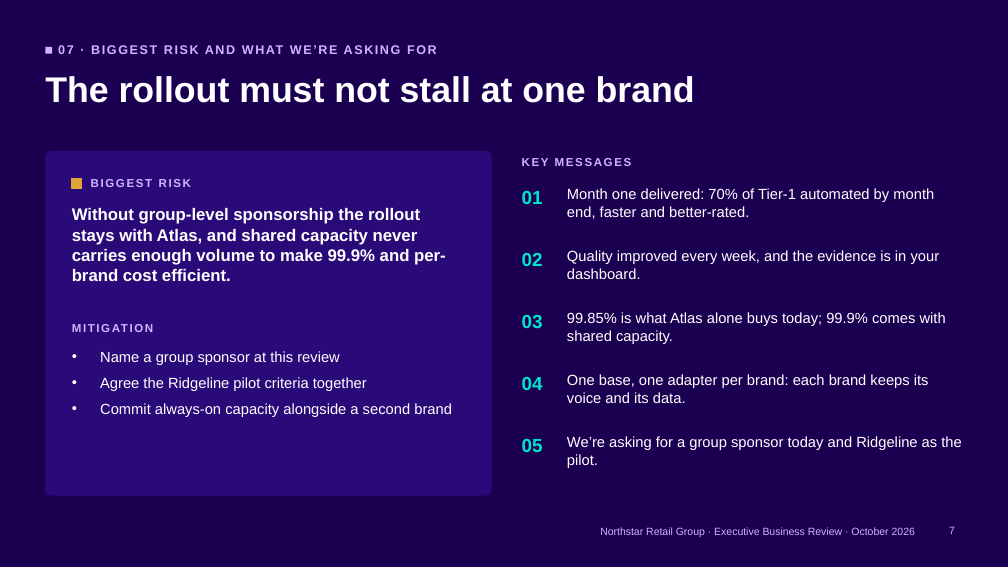
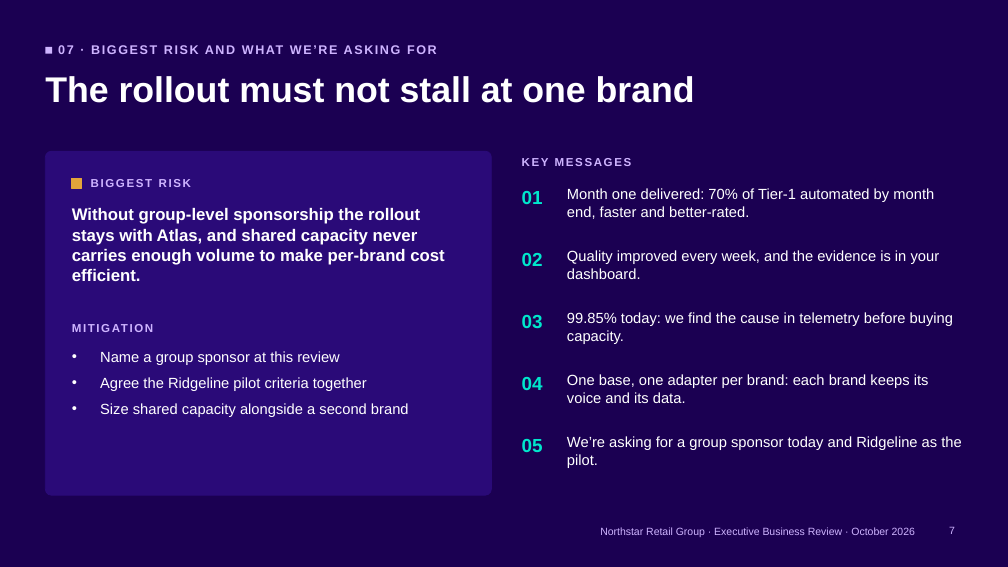
Before and after one commit to abbzonline/northstar-dashboards, a slide deck: slide 7 of ebr/Northstar_EBR_Oct2026.pptx. Drawn at 1008x567 pixels with LibreOffice and Linux fonts; fonts in the diff are those of the drawing; background and template pictures are left out. Boxes give left, top, right and bottom in pixels: in the first picture for what was removed or moved away, otherwise in the second. Text is boxed around its words. In the diff, an @@ line names an element or a change of style, - is before the commit and + after.

```diff
--- a/ebr/Northstar_EBR_Oct2026.pptx
+++ b/ebr/Northstar_EBR_Oct2026.pptx
@@ text at <box>72,208,444,281</box>: text changed @@
-Without group-level sponsorship the rollout stays with Atlas, and shared capacity never carries enough volume to make 99.9% and per-brand cost efficient.
+Without group-level sponsorship the rollout stays with Atlas, and shared capacity never carries enough volume to make per-brand cost efficient.
@@ text at <box>567,312,953,344</box>: text changed @@
-99.85% is what Atlas alone buys today; 99.9% comes with shared capacity.
+99.85% today: we find the cause in telemetry before buying capacity.
@@ text at <box>100,403,409,417</box>: text changed @@
-• Commit always-on capacity alongside a second brand
+• Size shared capacity alongside a second brand
```
Also in this commit, not shown: 2 other slides changed, 13 other files.
